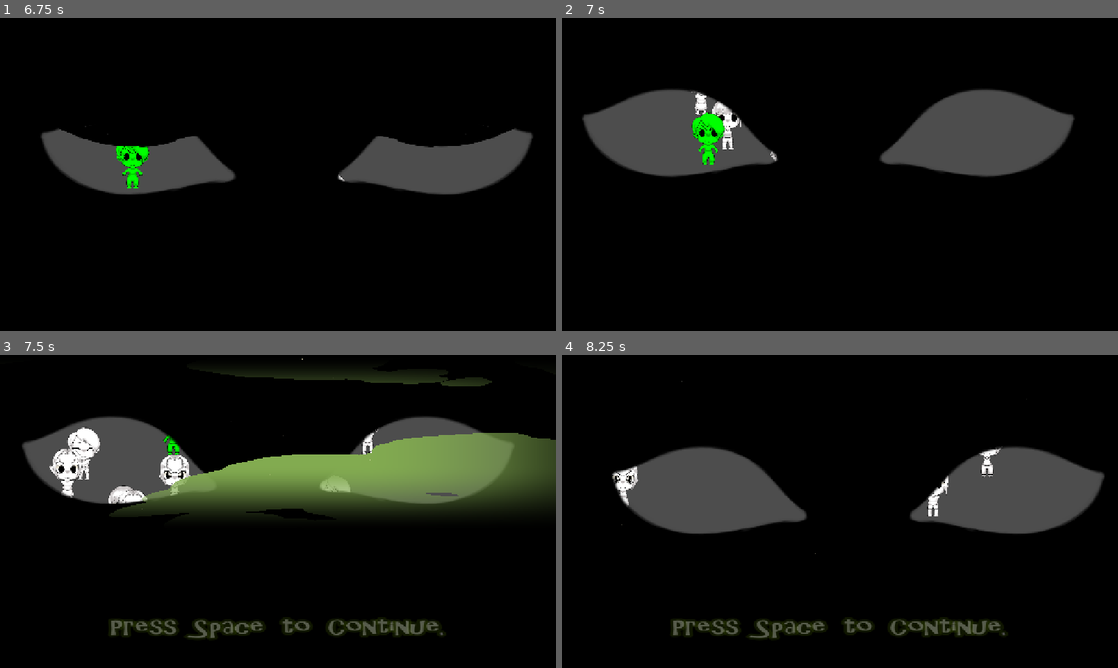
Above: before the commit, frames 1-4 (two rows, left to right).
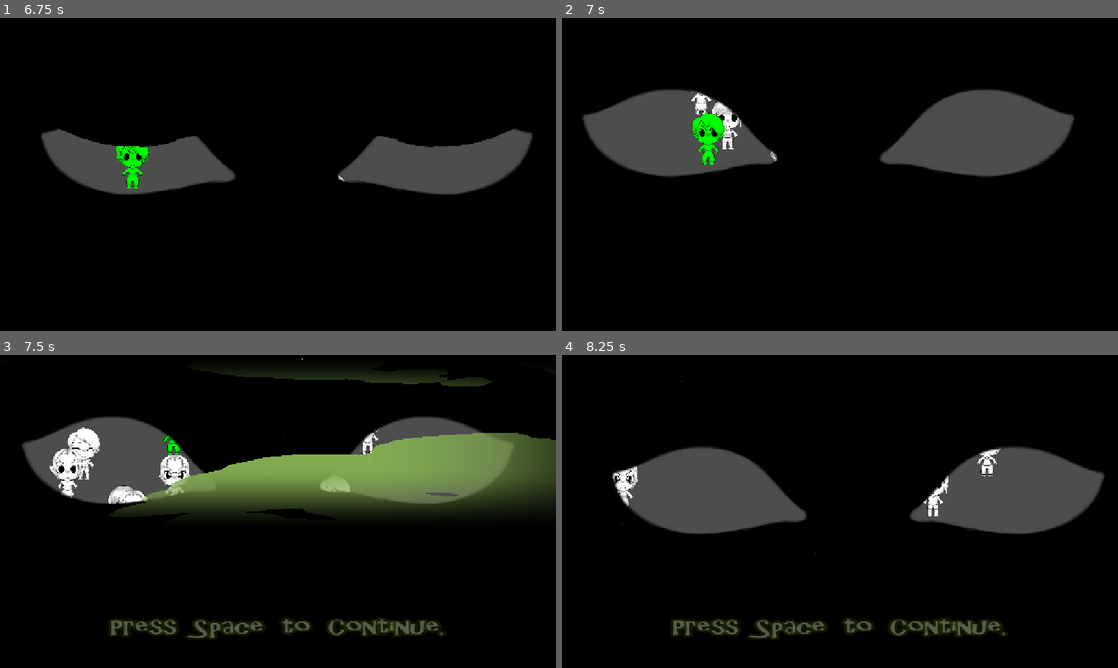
Above: after the commit, the same moments.

Repository: ACristoff/latechjam9
Game: Godot game, scene res://Game/Lib/Game_Manager/game_manager.tscn
Two runs of this game, one before a commit and one after it. Both use one fixed random seed, a clock stepped at 60 frames per second and the inputs below. The engine's default icon, where the game draws it, is replaced by a stand-in: a white triangle on a blue panel in a dark square. Sound files missing from this copy of the repository are replaced by a short silence.
Inputs (mouse positions are in pixels of both pictures, inside the frame that each line leads up to):
- Up to frame 1 (6.75 s): click "Start" at 0.5 s; tap Space (interact) at 1.25, 1.35, 2, 2.1, 2.75, 2.85, 3.5, 3.6, 4.25, 4.35, 5, 5.1, 5.85, 6.6 s; move the mouse to (400, 158) at 1.27 s; move the mouse to (166, 190) at 2.02 s; move the mouse to (333, 105) at 2.77 s; move the mouse to (250, 237) at 3.52 s; move the mouse to (444, 221) at 4.27 s; move the mouse to (111, 127) at 5.02 s; move the mouse to (305, 174) at 5.77 s; move the mouse to (194, 96) at 6.52 s
- Up to frame 2 (7 s): no input
- Up to frame 3 (7.5 s): move the mouse to (400, 495) at 7.27 s; tap Space (interact) at 7.35 s
- Up to frame 4 (8.25 s): move the mouse to (728, 527) at 8.02 s; tap Space (interact) at 8.1 s

Frame 1 is identical in both runs. In frame 2, less than 0.1% of the frame differs, in the area x 23-32%, y 24-38%; in frame 3, less than 0.1%; in frame 4, less than 0.1%, in the area x 10-79%, y 32-48%.

Commit message:
arms bgug fix

Diff:
--- a/Game/Pip/base_pip.gd
+++ b/Game/Pip/base_pip.gd
@@ -55,7 +55,7 @@
 	preload("res://Assets/Sprites/Hair front/Hair Front 3/HairFront3.png"),
 ]
 @onready var arms = [
-	preload("res://Assets/Sprites/Arms/Arms1.png"),
+	preload("res://Assets/Sprites/Arms/arms.png"),
 ]
 @onready var pants = [
 	preload("res://Assets/Sprites/Pants/Pants1.png"),
Binary file removed: Assets/Sprites/Arms/Arms1.png
Not shown, removed: Assets/Sprites/Arms/Arms1.png.import
Not shown: 1 places in Game/UI/score_tracker.tscn that only renumber resources
Not shown: 1 places in Game/World/pip_world.tscn that only renumber resources
Not shown: 1 places in Game/eyes_overlay.tscn that only renumber resources
